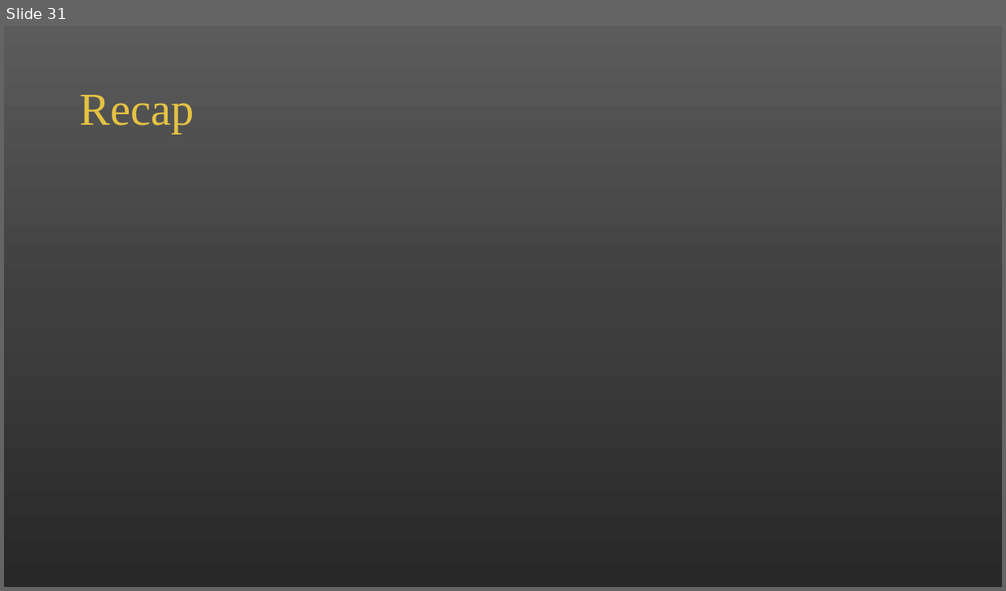
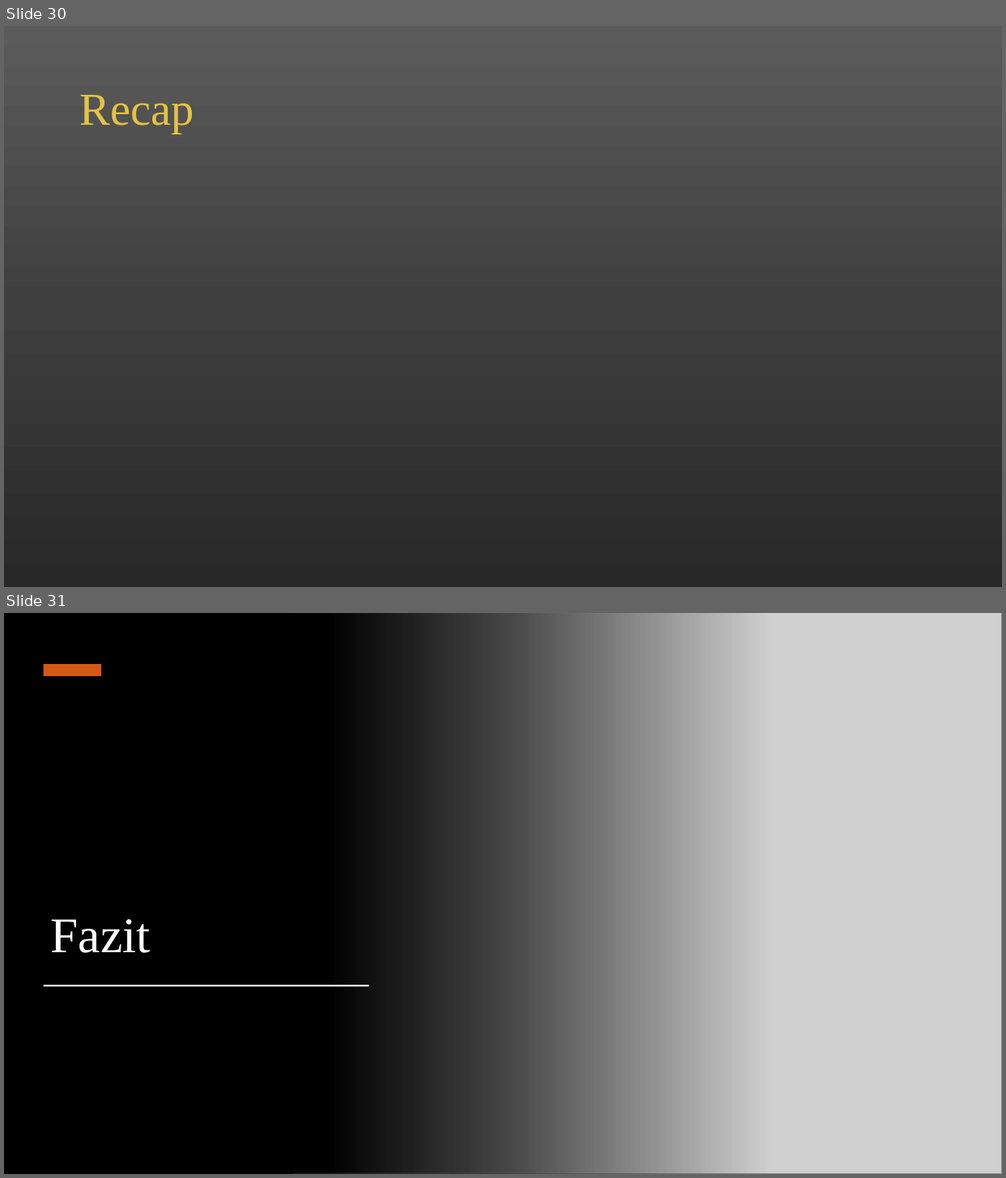
Before and after one commit to alicapr/CRM, a slide deck: CRM.pptx. Shown one above the other, each under a label of ours: slide 31 before the commit, slides 30 and 31 after it. The pictures are 1006x591 and 1006x1178 pixels, drawn with LibreOffice and Linux fonts; fonts in the diff are those of the drawing; grey boxes stand for pictures. Boxes give left, top, right and bottom in pixels: in the first picture for what was removed or moved away, otherwise in the second. Text is boxed around its words. In the diff, an @@ line names an element or a change of style, - is before the commit and + after.

```diff
--- a/CRM.pptx
+++ b/CRM.pptx
@@ slide 31 added at [4,613,1002,1174], background #000000 @@
@@ rectangle added at [4,613,769,1174], fill gradient #000000 @@
@@ picture added at [292,613,1002,1174] @@
@@ rectangle added at [44,664,101,676], fill #D55816 @@
@@ title added at [51,919,151,953], 48 pt, text #FFFFFF @@
+Fazit
@@ rectangle added at [44,985,369,986], fill #FFFFFF @@
@@ what was slide 31 is now slide 30 @@
```
Also in this commit, not shown: 6 slides changed, 1 other slide added, 1 slide removed, 1 other file.
